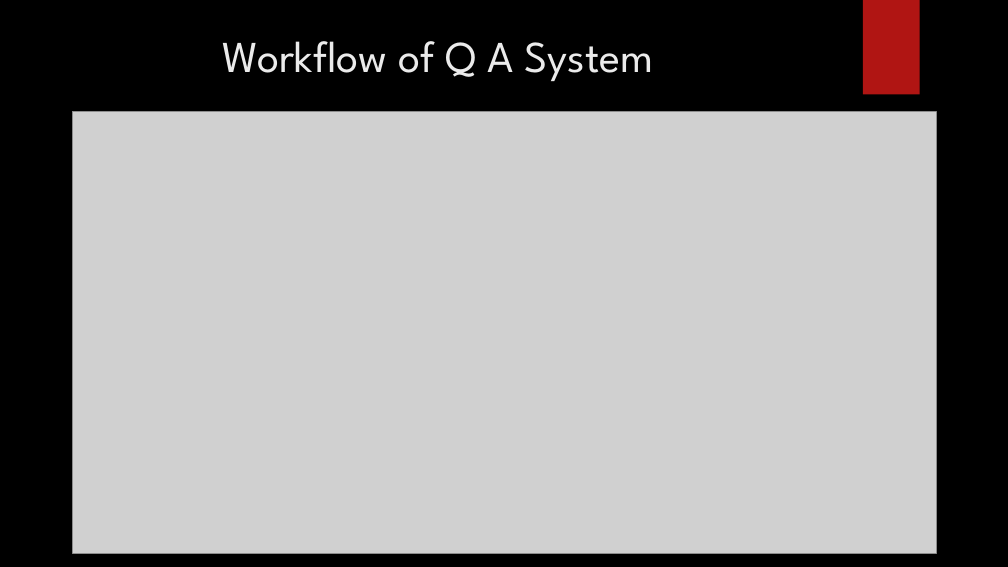
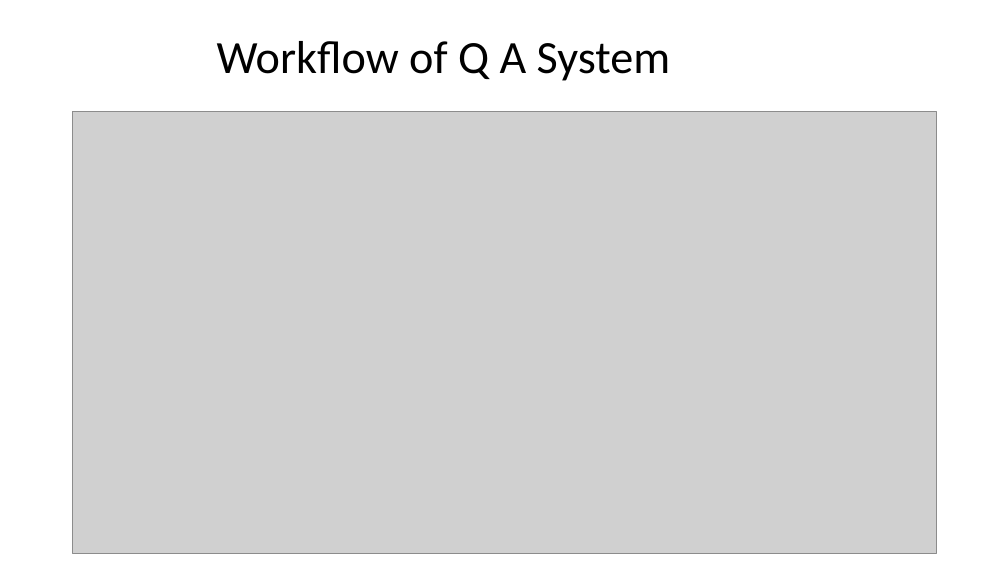
Before and after one commit to spr265/TechCharmProject, a slide deck: slide 4 of Documentation/PPT/Project PPT.pptx. Drawn at 1008x567 pixels with LibreOffice and Linux fonts; fonts in the diff are those of the drawing; grey boxes stand for pictures; background and template pictures are left out. Boxes give left, top, right and bottom in pixels: in the first picture for what was removed or moved away, otherwise in the second. Text is boxed around its words. In the diff, an @@ line names an element or a change of style, - is before the commit and + after.

```diff
--- a/Documentation/PPT/Project PPT.pptx
+++ b/Documentation/PPT/Project PPT.pptx
@@ background picture (left out) to #FFFFFF @@
@@ title "Workflow of Q A System" at (217, 41, 671, 81): size 42 to 44 pt, font League Spartan to Calibri, text colour #EBEBEB to #000000; line spacing 1 to 0.9; vertical alignment top to middle @@
@@ rectangle removed at (863, 0, 920, 95) @@
@@ ellipse removed at (712, 138, 944, 371) @@
```
Also in this commit, not shown: 4 other slides changed, 2 other files.
